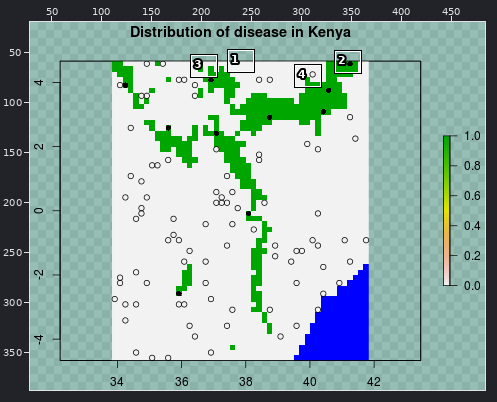
Sprite sheet, stored at figure/unnamed-chunk-12.png. The picture above shows the old version from afar; the outline marks the close-up.
Close-up. Earlier state:
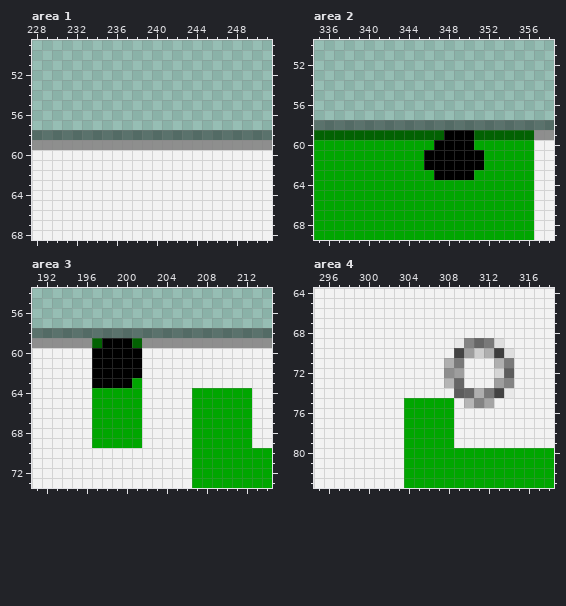
The file is 504x432 pixels. Pixels under 10% opacity are left out. Colours within 5 levels of each other are drawn and written as one. Shown: area 1: x 228..251, y 49..68; area 2: x 335..358, y 50..69; area 3: x 191..214, y 54..73; area 4: x 295..318, y 64..83. The wide view leaves out empty margins. The commit also changed other parts of the picture, which this record leaves out.
New version:
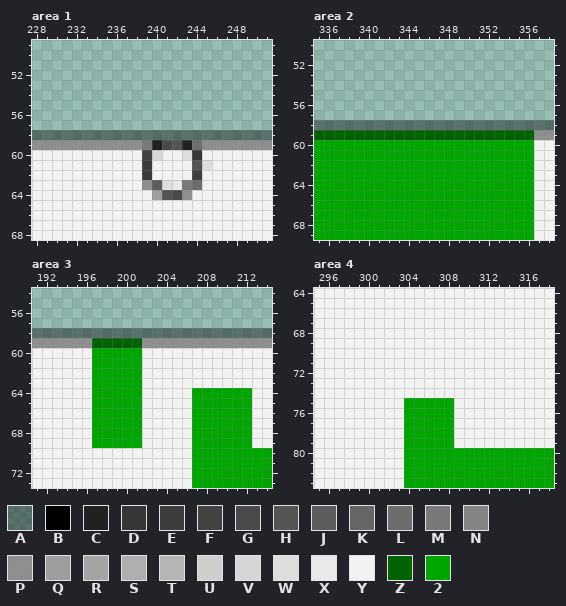
Palette (. is transparent): A #00000066  B #000000  C #212121  D #373737  E #3d3d3d  F #434343  G #4a4a4a  H #545454  J #5c5c5c  K #666666  L #6d6d6d  M #797979  N #838383  P #8e8e8efc  Q #9e9e9e  R #a4a4a4  S #afafaf  T #b5b5b5  U #cecece  V #d6d6d6  W #dedede  X #e9e9e9  Y #f2f2f2  Z #006100fc  2 #00a600
Difference:
--- area 1
@@ x 237..247 @@
 58 AAAAAAAAAAA
-59 PPPPPPPPPPP
-60 YYYYYYYYYYY
-61 YYYYYYYYYYY
-62 YYYYYYYYYYY
-63 YYYYYYYYYYY
-64 YYYYYYYYYYY
+59 PPMCGHCLPPP
+60 YYFVYYWDYYY
+61 YYEYYYYHWYY
+62 YYEYYYYEYYY
+63 YYPJWXMLYYY
+64 YYYQHGPYYYY
 65 YYYYYYYYYYY
--- area 2
@@ x 344..353 @@
 58 AAAAAAAAAA
-59 ZZZZBBBZZZ
-60 222BBBB222
-61 22BBBBBB22
-62 22BBBBBB22
-63 222BBBB222
+59 ZZZZZZZZZZ
+60 2222222222
+61 2222222222
+62 2222222222
+63 2222222222
 64 2222222222
--- area 3
@@ x 195..203 @@
 58 AAAAAAAAA
-59 PPZBBBZPP
-60 YYBBBBBYY
-61 YYBBBBBYY
-62 YYBBBBBYY
-63 YYBBBB2YY
+59 PPZZZZZPP
+60 YY22222YY
+61 YY22222YY
+62 YY22222YY
+63 YY22222YY
 64 YY22222YY
--- area 4
@@ x 306..316 @@
 68 YYYYYYYYYYY
-69 YYYXNKMWYYY
-70 YYYFQUSEWYY
-71 YYSMYYYSMYY
-72 YYPQYYYVJYY
-73 YYTKYYYQNYY
-74 YYYJKSMFXYY
-75 222YTNRYYYY
+69 YYYYYYYYYYY
+70 YYYYYYYYYYY
+71 YYYYYYYYYYY
+72 YYYYYYYYYYY
+73 YYYYYYYYYYY
+74 YYYYYYYYYYY
+75 222YYYYYYYY
 76 222YYYYYYYY
